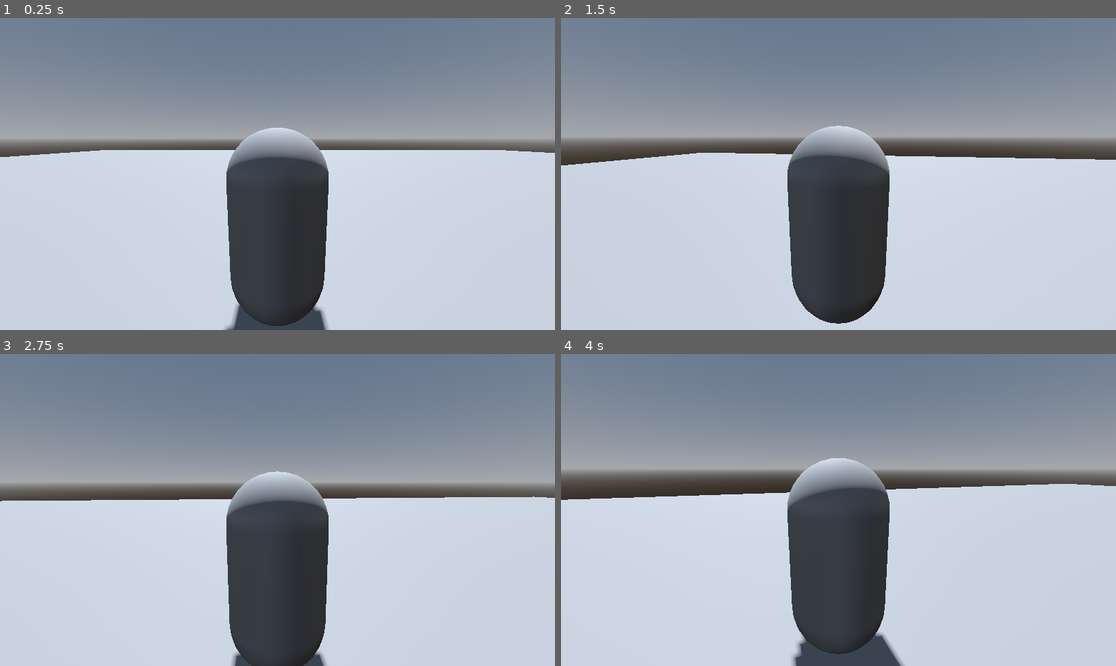
Above: before the commit, frames 1-4 (two rows, left to right).
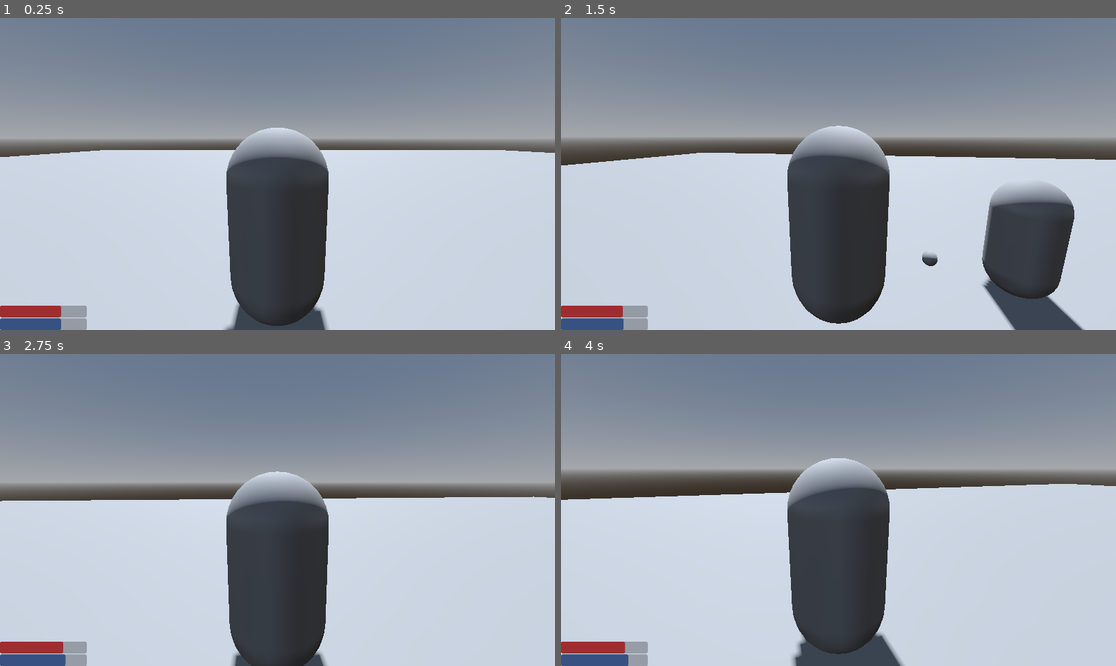
Above: after the commit, the same moments.

Repository: userext122021/godot_rpg_project
Game: Godot game, scene res://main.tscn
Two runs of this game, one before a commit and one after it. Both use one fixed random seed, a clock stepped at 60 frames per second and the inputs below.
Inputs (mouse positions are in pixels of both pictures, inside the frame that each line leads up to):
- Up to frame 1 (0.25 s): no input
- Up to frame 2 (1.5 s): tap Enter at 0.5 s; move the mouse to (866, 174) at 0.52 s; press the mouse at (866, 174) at 0.53 s; hold W (move_forward) from 0.53 s (still down); tap Space (jump) at 0.77 s; move the mouse to (810, 174) at 1.27 s; release the mouse at (810, 174) at 1.28 s; tap E (interact) at 1.35 s
- Up to frame 3 (2.75 s): keep holding W (move_forward); tap Space (jump) at 1.52 s; move the mouse to (288, 503) at 2.02 s; press the mouse at (288, 503) at 2.03 s
- Up to frame 4 (4 s): keep holding W (move_forward); move the mouse to (832, 516) at 2.77 s; release the mouse at (832, 516) at 2.78 s; tap E (interact) at 2.85 s; tap Space (jump) at 3.02, 3.77 s; move the mouse to (877, 513) at 3.52 s; press the mouse at (877, 513) at 3.53 s

The runs differ from the first frame. In frame 1, 1.2% of the frame differs, in the area x 0-16%, y 92-100%; in frame 2, 7.6%, in the area x 0-95%, y 53-100%; in frame 3, 1.2%; in frame 4, 1.2%.

Commit message:
Полоски хп и стамины

Diff:
--- a/core/entities/base_ai_entity.gd
+++ b/core/entities/base_ai_entity.gd
@@ -7,7 +7,7 @@
 
 @onready var nav_agent: NavigationAgent3D = $NavigationAgent3D
 @export var target_position: Vector3
-@export var minimal_distance: float = 0.5
+@export var minimal_distance: float = 1.5
 @export var speed: float = 3.0
 @export var ai:BaseAI
 var is_target_reached:bool=false
--- a/core/entities/player/player.gd
+++ b/core/entities/player/player.gd
@@ -89,3 +89,4 @@
 
 	move_and_slide()
 	update_state()
+	stats.regen(delta)
--- a/core/entities/stats_control.gd
+++ b/core/entities/stats_control.gd
@@ -19,3 +19,9 @@
 
 func update(delta:float):
 	pass
+
+func regen(delta):
+	if data.hp<data.max_hp:
+		data.hp+=data.regen_hp_per_second*delta
+	if data.stamina<data.max_stamina:
+		data.stamina+=data.regen_stamina_per_second*delta
--- a/core/ui/ui.gd
+++ b/core/ui/ui.gd
@@ -3,18 +3,32 @@
 
 
 @export var player:Player
+@export var update_interval:float=0.5
 
 @onready var invenory_window=$MainWindow/HBoxContainer/InventoryWindow
 @onready var item_list=$MainWindow/HBoxContainer/InventoryWindow/HBoxContainer/ItemList
 @onready var amount_list=$MainWindow/HBoxContainer/InventoryWindow/HBoxContainer/AmountList
 @onready var recipe_list=$MainWindow/HBoxContainer/CraftWindow/ListContainer/RecipeList
 var is_workbench_enabled:bool=false
+var player_stats:StatsControl
+var is_paused:bool=false
+var update_timer:float=0
 
 func _ready() -> void:
+	process_mode=Node.PROCESS_MODE_PAUSABLE
 	player.show_inventory.connect(show_inventory)
 	player.interaction_started.connect(on_interaction_started)
+	player.tree_exited.connect(on_player_tree_exited)
+	player_stats=player.get_node("StatsControl")
 	pass
 
+func _process(delta: float) -> void:
+	if is_paused:
+		return
+	update_timer-=delta
+	if update_timer<=0:
+		update_timer=update_interval
+		update_stats()
 
 func enable_workbench():
 	print("UI: WORKBENCH ENABLED")
@@ -104,3 +118,15 @@
 	player.get_inventory().use_item(get_active_item(item_list))
 	update_ui()
 	pass # Replace with function body.
+
+
+func update_stats():
+	$Stats/HpProgressBar.max_value=player_stats.data.max_hp
+	$Stats/HpProgressBar.value=player_stats.data.hp
+	$Stats/StaminaProgressBar.max_value=player_stats.data.max_stamina
+	$Stats/StaminaProgressBar.value=player_stats.data.stamina
+
+	pass # Replace with function body.
+
+func on_player_tree_exited():
+	is_paused=true
--- a/core/ui/ui.tscn
+++ b/core/ui/ui.tscn
@@ -1,6 +1,30 @@
-[gd_scene load_steps=2 format=3 uid="uid://d1pyrlgd5n7j6"]
+[gd_scene load_steps=4 format=3 uid="uid://d1pyrlgd5n7j6"]
 
 [ext_resource type="Script" uid="uid://dh3gw8cg4vxha" path="res://core/ui/ui.gd" id="1_nb4k0"]
+
+[sub_resource type="StyleBoxFlat" id="StyleBoxFlat_gje2l"]
+content_margin_left = 2.0
+content_margin_top = 2.0
+content_margin_right = 2.0
+content_margin_bottom = 2.0
+bg_color = Color(0.62, 0.17980002, 0.17980002, 1)
+corner_radius_top_left = 6
+corner_radius_top_right = 6
+corner_radius_bottom_right = 6
+corner_radius_bottom_left = 6
+corner_detail = 6
+
+[sub_resource type="StyleBoxFlat" id="StyleBoxFlat_go6ch"]
+content_margin_left = 2.0
+content_margin_top = 2.0
+content_margin_right = 2.0
+content_margin_bottom = 2.0
+bg_color = Color(0.2142, 0.32266003, 0.51, 1)
+corner_radius_top_left = 6
+corner_radius_top_right = 6
+corner_radius_bottom_right = 6
+corner_radius_bottom_left = 6
+corner_detail = 6
 
 [node name="Ui" type="Control"]
 layout_mode = 3
@@ -101,6 +125,29 @@
 text = "Exit
 "
 
+[node name="Stats" type="VBoxContainer" parent="."]
+layout_mode = 1
+anchors_preset = 2
+anchor_top = 1.0
+anchor_bottom = 1.0
+offset_top = -27.0
+offset_right = 200.0
+grow_vertical = 0
+
+[node name="HpProgressBar" type="ProgressBar" parent="Stats"]
+custom_minimum_size = Vector2(300, 40)
+layout_mode = 2
+size_flags_vertical = 10
+theme_override_styles/fill = SubResource("StyleBoxFlat_gje2l")
+show_percentage = false
+
+[node name="StaminaProgressBar" type="ProgressBar" parent="Stats"]
+custom_minimum_size = Vector2(300, 40)
+layout_mode = 2
+size_flags_vertical = 10
+theme_override_styles/fill = SubResource("StyleBoxFlat_go6ch")
+show_percentage = false
+
 [connection signal="pressed" from="MainWindow/HBoxContainer/InventoryWindow/ButtonsContainer/UseButton" to="." method="_on_use_button_pressed"]
 [connection signal="pressed" from="MainWindow/HBoxContainer/CraftWindow/ButtonsContainer/CraftButton" to="." method="_on_craft_button_pressed"]
 [connection signal="pressed" from="MainWindow/ExitButton" to="." method="_on_exit_button_pressed"]
--- a/debug/debug_enemy.tscn
+++ b/debug/debug_enemy.tscn
@@ -1,7 +1,9 @@
-[gd_scene load_steps=4 format=3 uid="uid://dixyvmip4sn7o"]
+[gd_scene load_steps=7 format=3 uid="uid://dixyvmip4sn7o"]
 
 [ext_resource type="PackedScene" uid="uid://ql4sqwxgai4h" path="res://core/entities/base_enemy/base_enemy.tscn" id="1_pyk27"]
 [ext_resource type="Script" uid="uid://bwgfc7v7io1hh" path="res://core/entities/stats_data.gd" id="2_dh014"]
+[ext_resource type="PackedScene" uid="uid://bihegv11tkr1n" path="res://core/weapon/base_weapon.tscn" id="3_vqdyn"]
+[ext_resource type="Script" uid="uid://dsyhdks3kftvo" path="res://core/weapon/weapon_data.gd" id="4_4or5t"]
 
 [sub_resource type="Resource" id="Resource_7qgnw"]
 script = ExtResource("2_dh014")
@@ -12,5 +14,16 @@
 hp = 30.0
 metadata/_custom_type_script = "uid://bwgfc7v7io1hh"
 
-[node name="DebugEnemy" instance=ExtResource("1_pyk27")]
+[sub_resource type="Resource" id="Resource_xrixl"]
+script = ExtResource("4_4or5t")
+damage = 7.0
+metadata/_custom_type_script = "uid://dsyhdks3kftvo"
+
+[node name="DebugEnemy" node_paths=PackedStringArray("weapon") instance=ExtResource("1_pyk27")]
+minimal_distance = 1.5
 stats_data = SubResource("Resource_7qgnw")
+weapon = NodePath("BaseWeapon")
+
+[node name="BaseWeapon" parent="." index="7" instance=ExtResource("3_vqdyn")]
+transform = Transform3D(1, 0, 0, 0, 1, 0, 0, 0, 1, 0, 1, 0)
+data = SubResource("Resource_xrixl")
--- a/examples/example_scene/example_scene.gd
+++ b/examples/example_scene/example_scene.gd
@@ -2,6 +2,7 @@
 
 @onready var player:Player=$ExamplePlayer
 func _ready() -> void:
+	player.tree_exited.connect(on_player_died)
 	#print("DEBUG: state_changed old:",old_state," new:",new_state)
 	var inv=player.get_inventory()
 	inv.add_item("stick",7)
@@ -12,7 +13,12 @@
 	stone_axe.ingredients["stick"]=1
 	stone_axe.result_name="stone_axe"
 	inv.add_recipe("stone_axe",stone_axe)
+	player.stats.data.hp*=0.7
+	player.stats.data.stamina*=0.7
 
+func on_player_died():
+	get_tree().quit()
+	pass
 
 func _on_player_state_changed(new_state: BaseEntity.State, old_state: BaseEntity.State) -> void:
 
--- a/examples/example_scene/example_scene.tscn
+++ b/examples/example_scene/example_scene.tscn
@@ -111,6 +111,7 @@
 
 [node name="Spawner" parent="." instance=ExtResource("9_5j028")]
 transform = Transform3D(1, 0, 0, 0, 1, 0, 0, 0, 1, 0, 0, -7)
+spawn_interval = 1.0
 scene = ExtResource("10_wvpry")
 
 [connection signal="item_used" from="ExamplePlayer/Inventory" to="ExamplePlayer" method="_on_inventory_item_used"]
